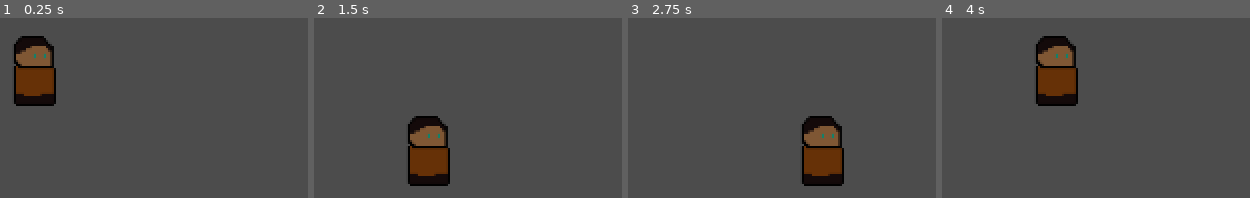
Above: before the commit, frames 1-4 (left to right).
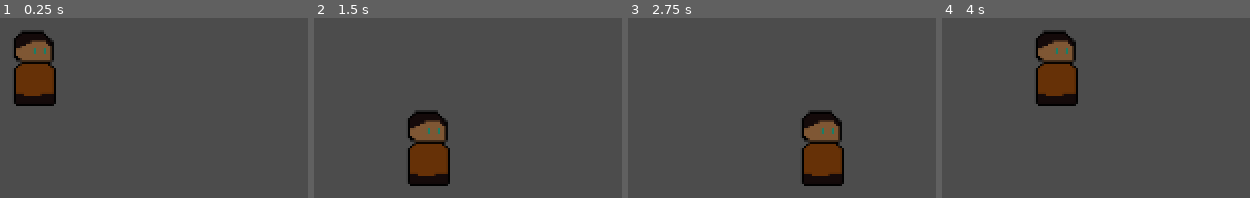
Above: after the commit, the same moments.

Repository: Ruxaroh/LycanNope-MarkBrown-2020-Gamejam-submission-
Game: Godot game, scene res://app/gameScenes/mainScene.tscn
Two runs of this game, one before a commit and one after it. Both use one fixed random seed, a clock stepped at 60 frames per second and the inputs below.
Inputs:
- Up to frame 1 (0.25 s): no input
- Up to frame 2 (1.5 s): hold Right (ui_right) 0.53-1.28 s; tap Enter at 1.25 s; hold Down (ui_down) from 1.28 s (still down)
- Up to frame 3 (2.75 s): tap Space at 2 s; release Down (ui_down) at 2.03 s; hold Right (ui_right) from 2.03 s (still down)
- Up to frame 4 (4 s): release Right (ui_right) at 2.78 s; hold Up (ui_up) 2.78-3.53 s; hold Left (ui_left) from 3.53 s (still down)

The runs differ from the first frame. In frame 1, 1.5% of the frame differs, in the area x 4-18%, y 6-28%; in frame 2, 1.5%; in frame 3, 1.5%; in frame 4, 1.5%.

Commit message:
Added transform to wearwolf
Called with transform(), does not yet lock player actions

Diff:
--- a/app/objects/entities/player.tscn
+++ b/app/objects/entities/player.tscn
@@ -1,9 +1,23 @@
-[gd_scene load_steps=5 format=2]
+[gd_scene load_steps=6 format=2]
 
 [ext_resource path="res://app/assets/sprites/player/playerFrames.tres" type="SpriteFrames" id=1]
 [ext_resource path="res://app/objects/entities/scripts/player.gd" type="Script" id=2]
 [ext_resource path="res://app/objects/entities/scripts/villainMovement.gd" type="Script" id=3]
 [ext_resource path="res://app/objects/entities/scripts/heroMovement.gd" type="Script" id=4]
+
+[sub_resource type="ParticlesMaterial" id=1]
+emission_shape = 1
+emission_sphere_radius = 1.48
+flag_disable_z = true
+spread = 180.0
+gravity = Vector3( 0, 0, 0 )
+initial_velocity = 8.0
+initial_velocity_random = 0.17
+orbit_velocity = 0.0
+orbit_velocity_random = 0.0
+scale = 2.0
+color = Color( 0.0470588, 0.701961, 0.717647, 1 )
+anim_offset = 0.26
 
 [node name="playerSprite" type="KinematicBody2D"]
 scale = Vector2( 2, 2 )
@@ -15,13 +29,23 @@
 [node name="villainMovement" type="Node" parent="."]
 script = ExtResource( 3 )
 
-[node name="turnDelay" type="Timer" parent="."]
+[node name="transformDelay" type="Timer" parent="."]
+wait_time = 2.1
 one_shot = true
 
 [node name="playerSprite" type="AnimatedSprite" parent="."]
 frames = ExtResource( 1 )
 animation = "hero"
-frame = 1
 playing = true
 centered = false
-[connection signal="timeout" from="turnDelay" to="villainMovement" method="_on_turnDelay_timeout"]
+
+[node name="transformParticle" type="Particles2D" parent="."]
+position = Vector2( 16, 16 )
+emitting = false
+amount = 10000
+lifetime = 2.8
+one_shot = true
+explosiveness = 0.22
+randomness = 0.4
+process_material = SubResource( 1 )
+[connection signal="timeout" from="transformDelay" to="." method="_on_transformDelay_timeout"]
--- a/app/objects/entities/scripts/player.gd
+++ b/app/objects/entities/scripts/player.gd
@@ -18,3 +18,10 @@
 	if moveDir != Vector2.ZERO:
 		if grid.isCellVacent(position, moveDir):
 			position = grid.updateChildPos(self)
+
+func transform():
+	$transformParticle.emitting = true
+	$transformDelay.start()
+
+func _on_transformDelay_timeout():
+	$playerSprite.play("villain")
